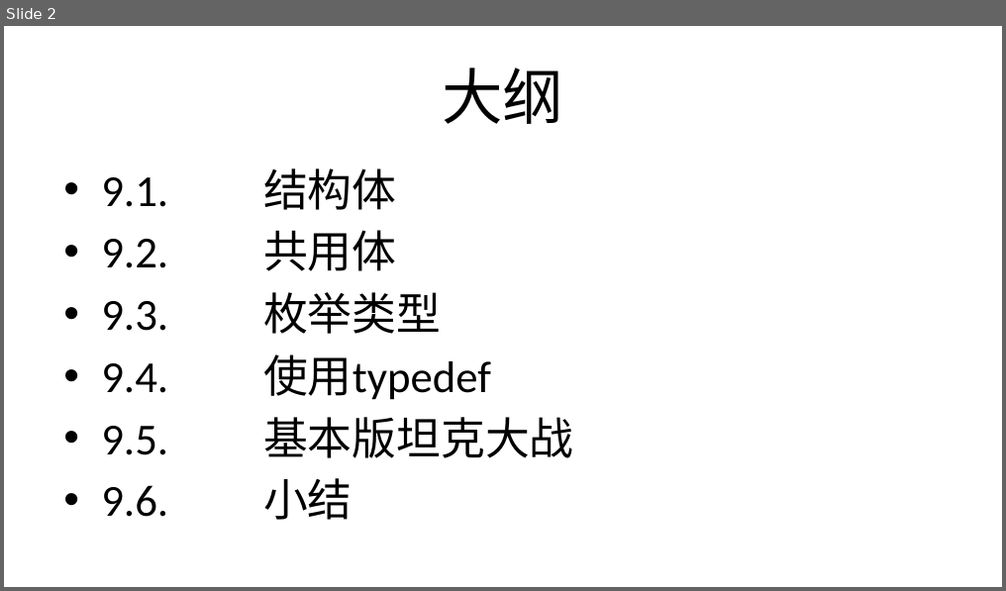
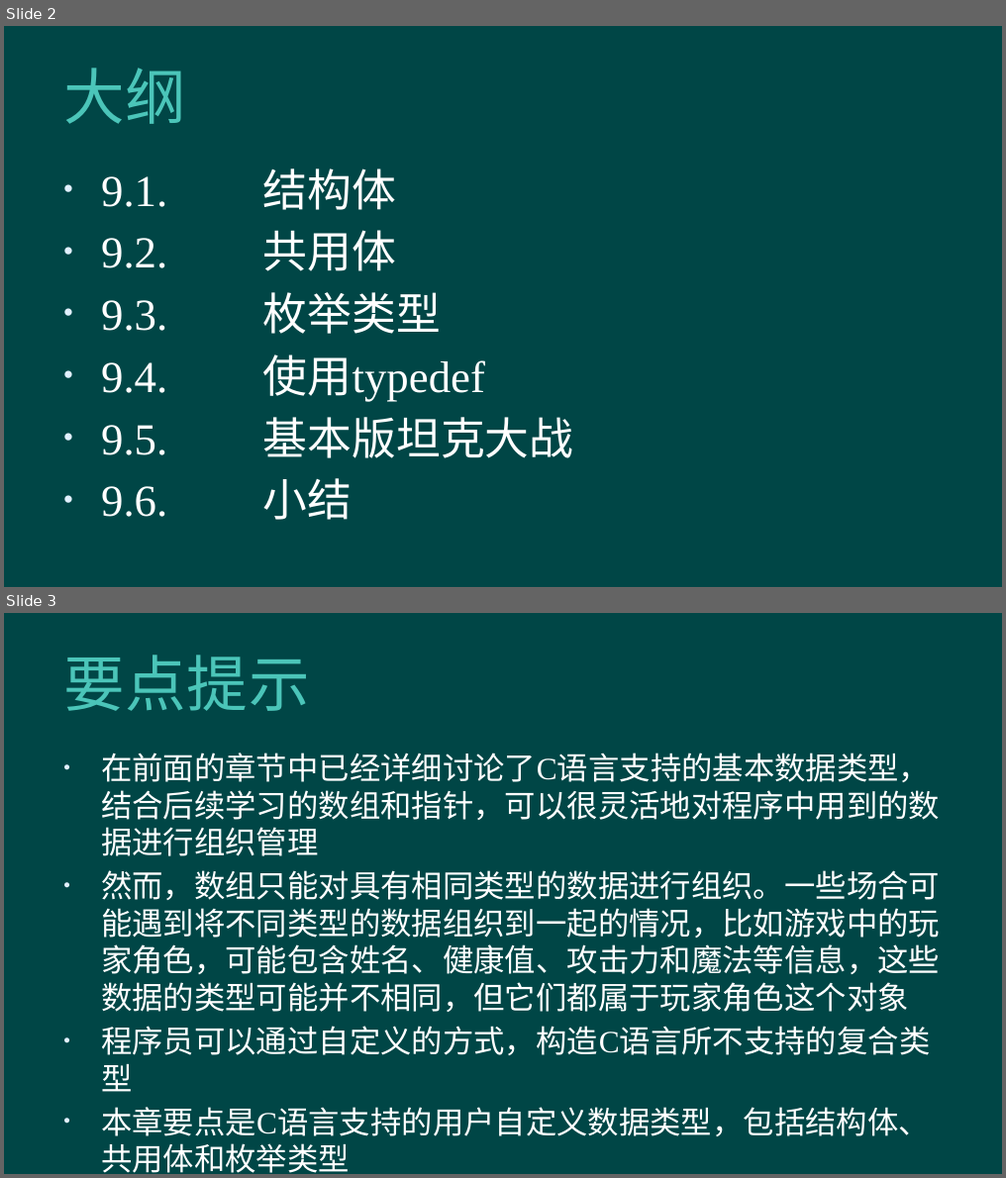
Before and after one commit to hanhonglei/Course_BasicGameProgramming, a slide deck: 第9章 用户自定义数据类型/第9章 用户自定义数据类型.pptx. Shown one above the other, each under a label of ours: slide 2 before the commit, slides 2 and 3 after it. The pictures are 1006x591 and 1006x1178 pixels, drawn with LibreOffice and Linux fonts; fonts in the diff are those of the drawing; background and template pictures are left out. Boxes give left, top, right and bottom in pixels: in the first picture for what was removed or moved away, otherwise in the second. Text is boxed around its words. In the diff, an @@ line names an element or a change of style, - is before the commit and + after.

```diff
--- a/第9章 用户自定义数据类型/第9章 用户自定义数据类型.pptx
+++ b/第9章 用户自定义数据类型/第9章 用户自定义数据类型.pptx
@@ slide 3 added at (4,613,1002,1174), background #004646 @@
@@ title added at (63,655,309,711), 44 pt, text #4BC5B9 @@
+要点提示
@@ text added at (101,753,940,1173), 22.4 pt, text #FFFFFF @@
+• 在前面的章节中已经详细讨论了C语言支持的基本数据类型，结合后续学习的数组和指针，可以很灵活地对程序中用到的数据进行组织管理
+• 然而，数组只能对具有相同类型的数据进行组织。一些场合可能遇到将不同类型的数据组织到一起的情况，比如游戏中的玩家角色，可能包含姓名、健康值、攻击力和魔法等信息，这些数据的类型可能并不相同，但它们都属于玩家角色这个对象
+• 程序员可以通过自定义的方式，构造C语言所不支持的复合类型
+• 本章要点是C语言支持的用户自定义数据类型，包括结构体、共用体和枚举类型
@@ slide 2 changed as well @@
@@ background #FFFFFF to #004646 @@
@@ title "大纲" at (63,68,186,124): font Calibri to Arial, text colour #000000 to #4BC5B9, letter spacing 0 to 0.5 pt; alignment centre to left @@
@@ text "9.1. 结构体" at (101,169,574,520): font Calibri to Times New Roman, text colour #000000 to #FFFFFF @@
```
Also in this commit, not shown: 1 other slide changed, 38 other slides added, 2 other files.
